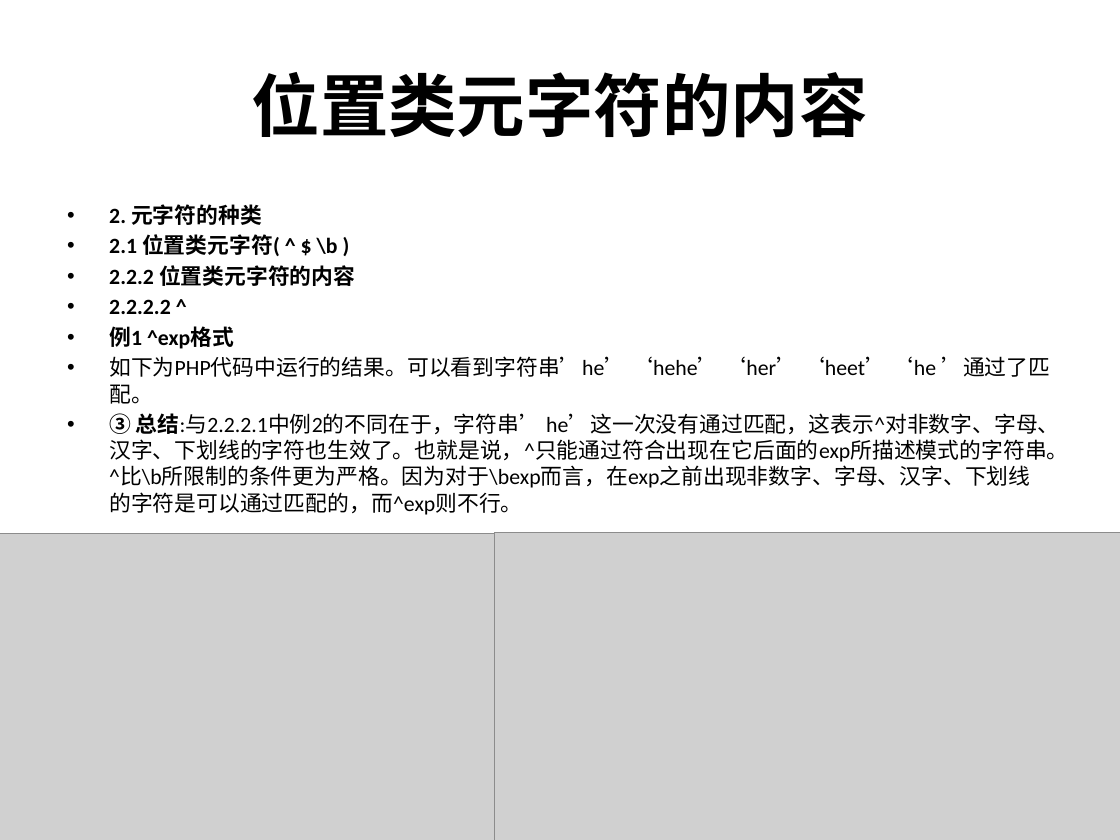
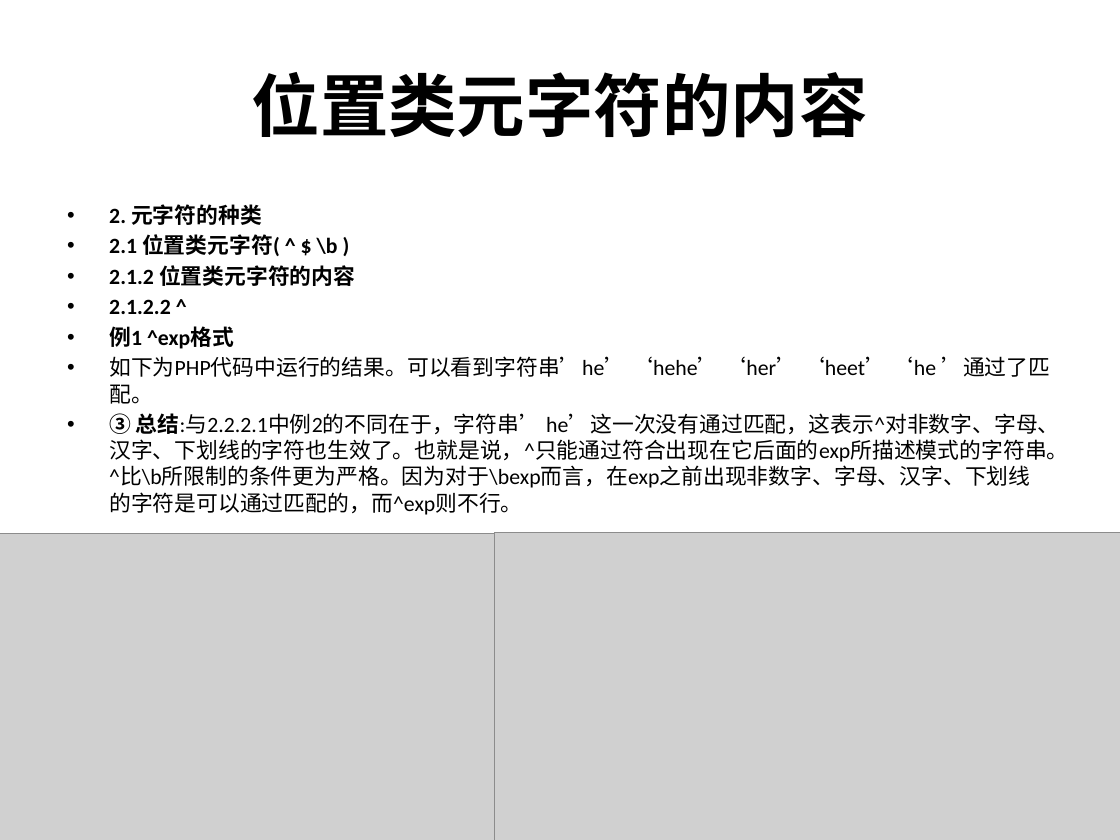
Before and after one commit to rayallen20/repairRegularExpression, a slide deck: slide 14 of 正则表达式的概念介绍和元字符.pptx. Drawn at 1120x840 pixels with LibreOffice and Linux fonts; fonts in the diff are those of the drawing; grey boxes stand for pictures; background and template pictures are left out. Boxes give left, top, right and bottom in pixels: in the first picture for what was removed or moved away, otherwise in the second. Text is boxed around its words. In the diff, an @@ line names an element or a change of style, - is before the commit and + after.

Commit message:
数量类元字符修复工作完成

```diff
--- a/正则表达式的概念介绍和元字符.pptx
+++ b/正则表达式的概念介绍和元字符.pptx
@@ text at <box>109,265,355,314</box>: text changed @@
-• 2.2.2 位置类元字符的内容
-• 2.2.2.2 ^
+• 2.1.2 位置类元字符的内容
+• 2.1.2.2 ^
```
Also in this commit, not shown: 15 other slides changed, 27 slides added, 14 other files.
